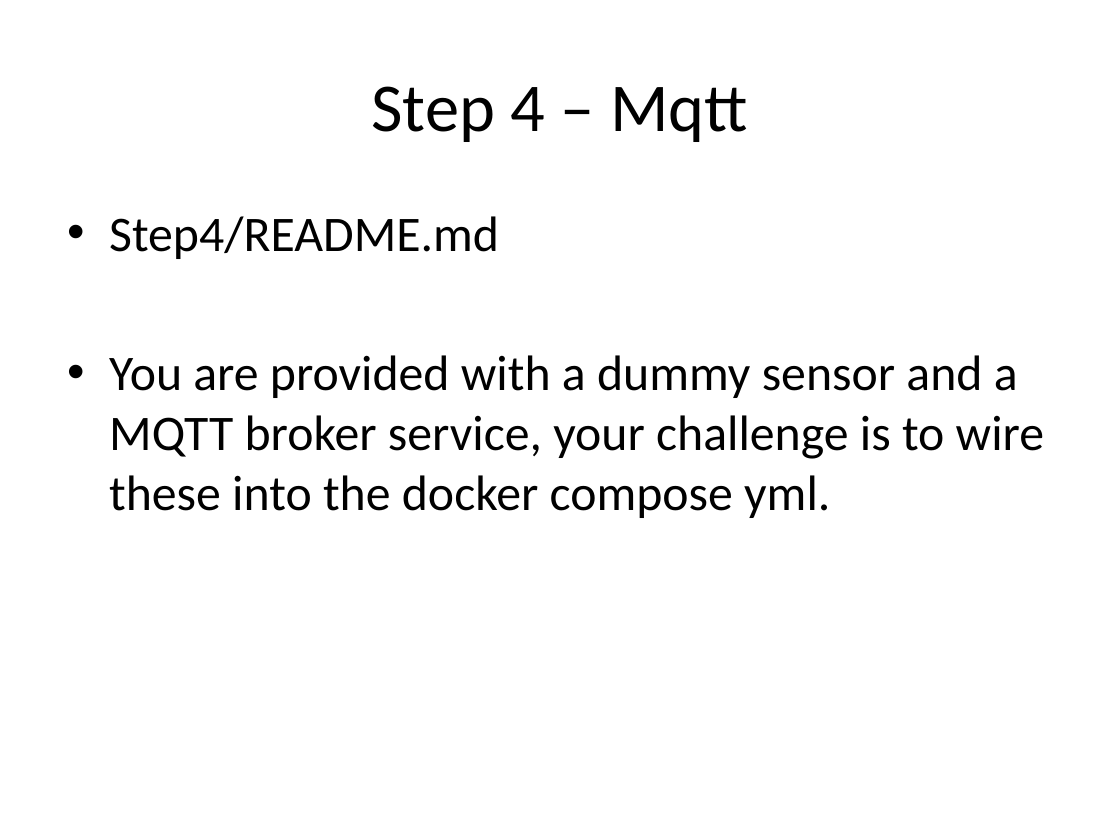
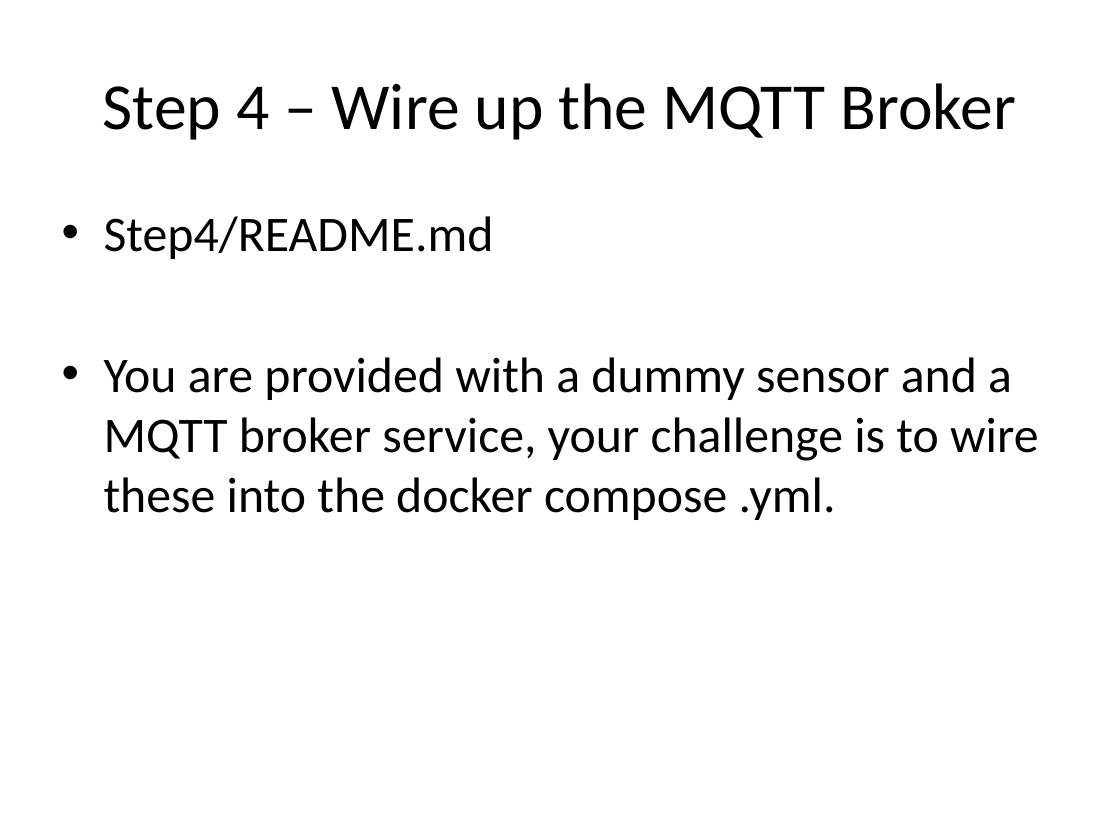
Before and after one commit to nearform/developing-microservices, a slide deck: slide 15 of presentation.pptx. Drawn at 1120x840 pixels with LibreOffice and Linux fonts; fonts in the diff are those of the drawing; background and template pictures are left out. Boxes give left, top, right and bottom in pixels: in the first picture for what was removed or moved away, otherwise in the second. Text is boxed around its words. In the diff, an @@ line names an element or a change of style, - is before the commit and + after.

```diff
--- a/presentation.pptx
+++ b/presentation.pptx
@@ title at <box>103,83,1016,140</box>: text changed; size 44 to 42.2 pt @@
-Step 4 – Mqtt
+Step 4 – Wire up the MQTT Broker
@@ text at <box>104,357,1038,520</box>: text changed @@
-• You are provided with a dummy sensor and a MQTT broker service, your challenge is to wire these into the docker compose yml.
+• You are provided with a dummy sensor and a MQTT broker service, your challenge is to wire these into the docker compose .yml.
```
Also in this commit, not shown: 15 other slides changed, 2 slides added, 2 slides removed.
